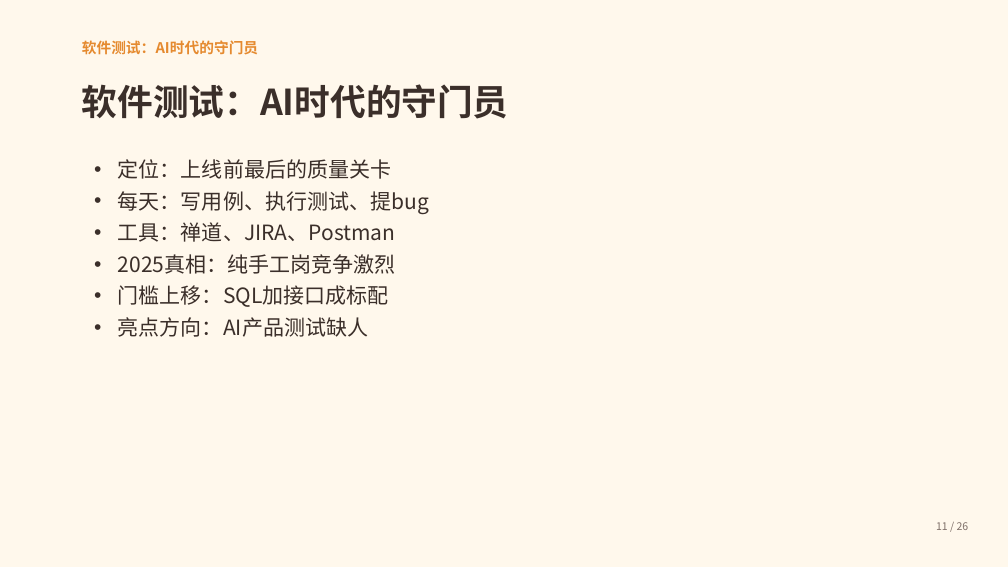
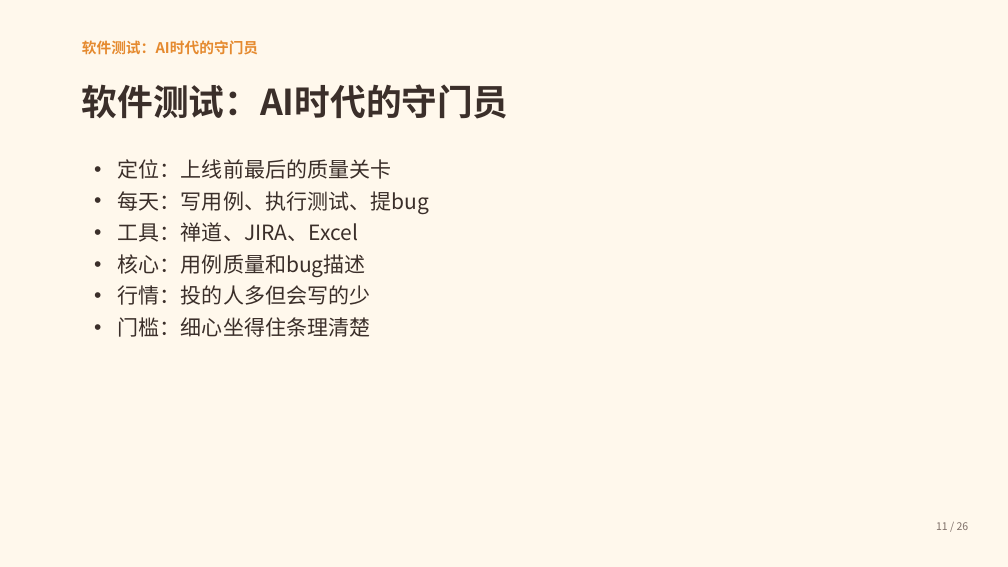
Before and after one commit to Honglixi99/Honglixi99.github.io, a slide deck: slide 11 of static/lulu/ppt/career-guide.pptx. Drawn at 1008x567 pixels with LibreOffice and Linux fonts; fonts in the diff are those of the drawing. Boxes give left, top, right and bottom in pixels: in the first picture for what was removed or moved away, otherwise in the second. Text is boxed around its words. In the diff, an @@ line names an element or a change of style, - is before the commit and + after.

Commit message:
feat: 软件测试改为纯功能测试路线：5 周上手，去掉 SQL/接口/JMeter/Python

```diff
--- a/static/lulu/ppt/career-guide.pptx
+++ b/static/lulu/ppt/career-guide.pptx
@@ text at [118,222,370,337]: text changed @@
-• 工具：禅道、JIRA、Postman
-• 2025真相：纯手工岗竞争激烈
-• 门槛上移：SQL加接口成标配
-• 亮点方向：AI产品测试缺人
+• 工具：禅道、JIRA、Excel
+• 核心：用例质量和bug描述
+• 行情：投的人多但会写的少
+• 门槛：细心坐得住条理清楚
```
Also in this commit, not shown: 2 other slides changed, 4 other files.
